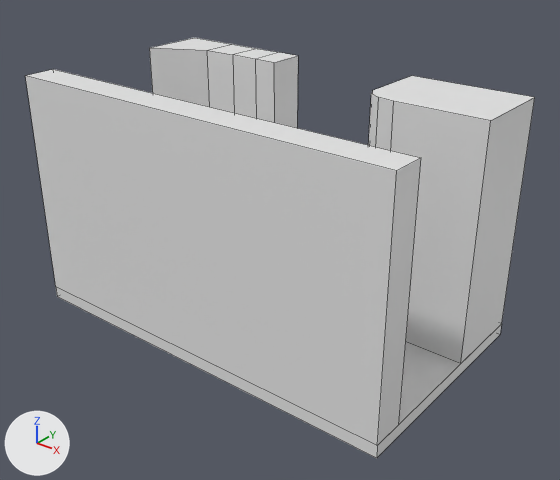
Before and after pictures for a commit that changed the Blender file raw/models/row1col1.blend.
Camera for both pictures: a 50 mm camera at (34.8, -42.1, 32.2) aimed at (1.5, -0.5, 6.5). The lights are fixed; the arrows at lower left show +X, +Y and +Z. Mesh edges are drawn as thin lines. Materials are left out; every surface is plain grey.

The first picture shows 'Earth'.
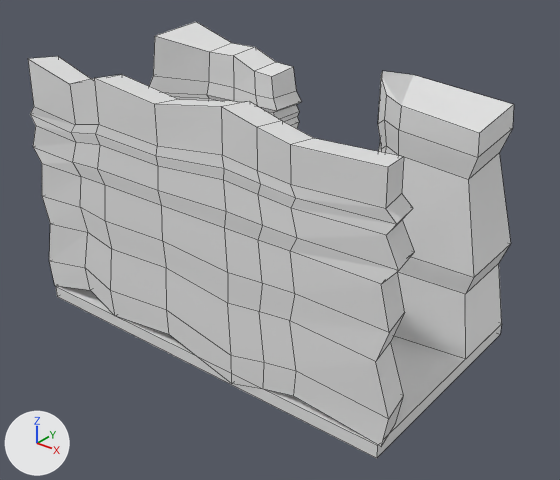
Commit message: Improve row1col1 geometry switch shading

Location of each change, [x1, y1, x2, y2] in pixels of the pictures (560 x 480 px):
'Earth', reshaped: before [25, 38, 535, 458]; after [28, 22, 514, 458]
part 1 of me_cave, built on: before [25, 48, 535, 446]; after [28, 36, 514, 446]

Edits to the bpy script that builds the scene:
```text
Change me_cave:
    used by ob_earth; location = (0.0, 0.0, 0.0); scale = (16.0, 9.0, 1.0)
    remove me_cave.from_pydata(...)  # 64 vertices, 53 faces; spans x -1.0..1.0, y -1.0..1.0, z -1.0..18.0
    add me_cave.from_pydata(...)  # 334 vertices, 323 faces; spans x -1.0..1.0, y -1.0..1.0, z -1.0..19.5
    me_cave part 1: 18 vertices moved from x -1.0..1.0, y 0.2..1.0, z 0.0..18.0 to x -1.0..1.0, y 0.3..1.0, z 0.0..19.5; 4 vertices removed from x -1.0..1.0, y -1.0..-0.7, z 18.0; 274 vertices added at x -1.0..1.0, y -1.0..1.0, z -0.8..19.3
```
